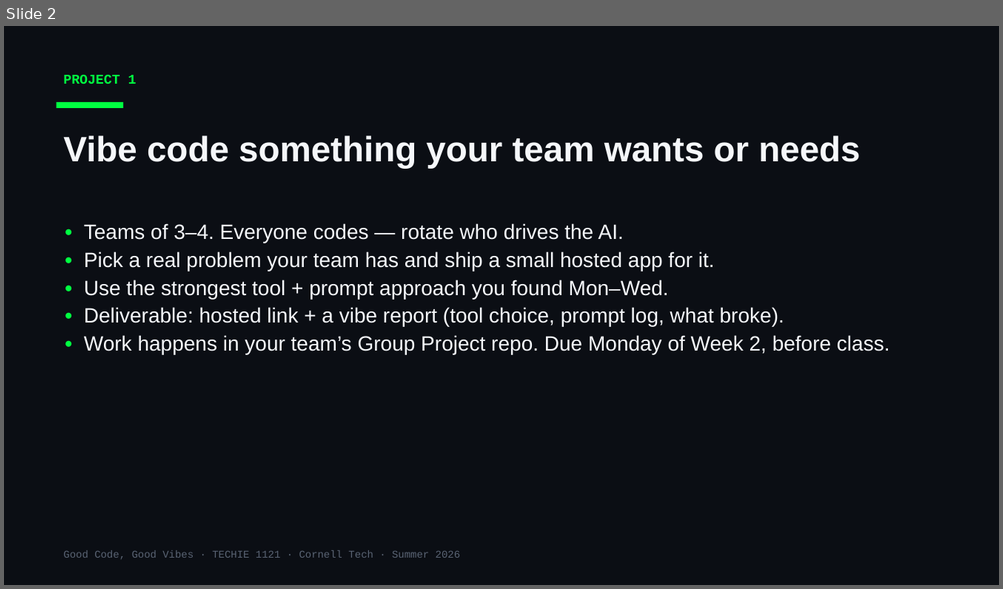
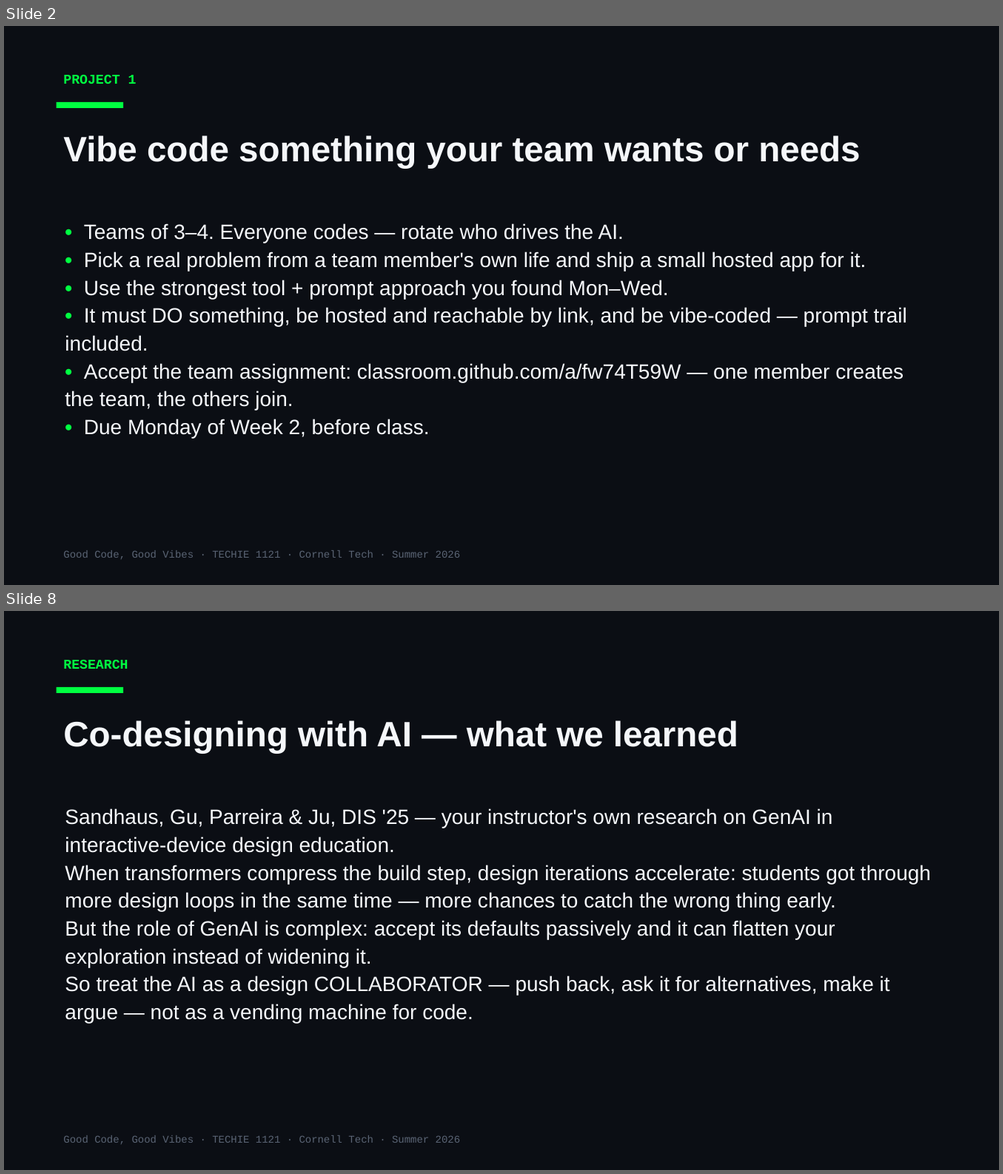
Before and after one commit to Cornell-Tech-Vibe-Coding-Summer-2026/website, a slide deck: slides/Week1-Thu-Project-Day.pptx. Shown one above the other, each under a label of ours: slide 2 before the commit, slides 2 and 8 after it; the slides between them are not shown. The pictures are 1003x589 and 1003x1174 pixels, drawn with LibreOffice and Linux fonts; fonts in the diff are those of the drawing. Boxes give left, top, right and bottom in pixels: in the first picture for what was removed or moved away, otherwise in the second. Text is boxed around its words. In the diff, an @@ line names an element or a change of style, - is before the commit and + after.

```diff
--- a/slides/Week1-Thu-Project-Day.pptx
+++ b/slides/Week1-Thu-Project-Day.pptx
@@ slide 8 added at bbox=[4, 611, 999, 1170], background #0B0E14 @@
@@ text added at bbox=[63, 660, 128, 669], 13 pt, text #00FF41, bold @@
+RESEARCH
@@ rectangle added at bbox=[57, 687, 123, 693], fill #00FF41 @@
@@ text added at bbox=[63, 721, 738, 753], 34 pt, text #F5F7FA, bold @@
+Co-designing with AI — what we learned
@@ text added at bbox=[65, 809, 930, 1023], 20 pt, text #F5F7FA @@
+Sandhaus, Gu, Parreira & Ju, DIS '25 — your instructor's own research on GenAI in interactive-device design education.
+When transformers compress the build step, design iterations accelerate: students got through more design loops in the same time — more chances to catch the wrong thing early.
+But the role of GenAI is complex: accept its defaults passively and it can flatten your exploration instead of widening it.
+So treat the AI as a design COLLABORATOR — push back, ask it for alternatives, make it argue — not as a vending machine for code.
@@ text added at bbox=[63, 1136, 460, 1145], 10 pt, text #5A6474 @@
+Good Code, Good Vibes · TECHIE 1121 · Cornell Tech · Summer 2026
@@ slide 2 changed as well @@
@@ text at bbox=[84, 252, 866, 271]: text changed @@
-• Pick a real problem your team has and ship a small hosted app for it.
+• Pick a real problem from a team member's own life and ship a small hosted app for it.
@@ text at bbox=[65, 307, 907, 438]: text changed @@
-• Deliverable: hosted link + a vibe report (tool choice, prompt log, what broke).
-• Work happens in your team’s Group Project repo. Due Monday of Week 2, before class.
+• It must DO something, be hosted and reachable by link, and be vibe-coded — prompt trail included.
+• Accept the team assignment: classroom.github.com/a/fw74T59W — one member creates the team, the others join.
+• Due Monday of Week 2, before class.
```
Also in this commit, not shown: 1 other slide changed, 9 other slides added, 1 other file.
